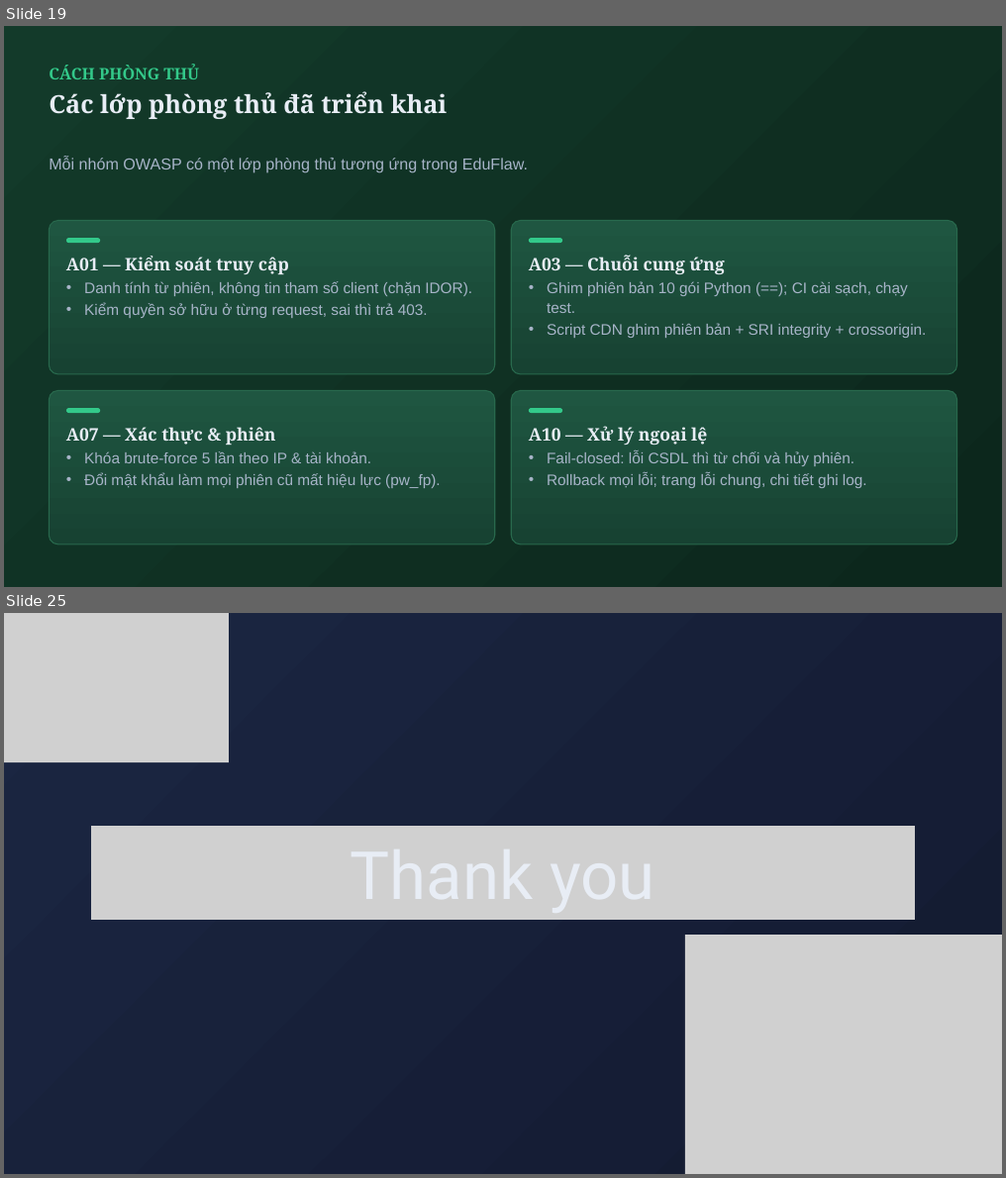
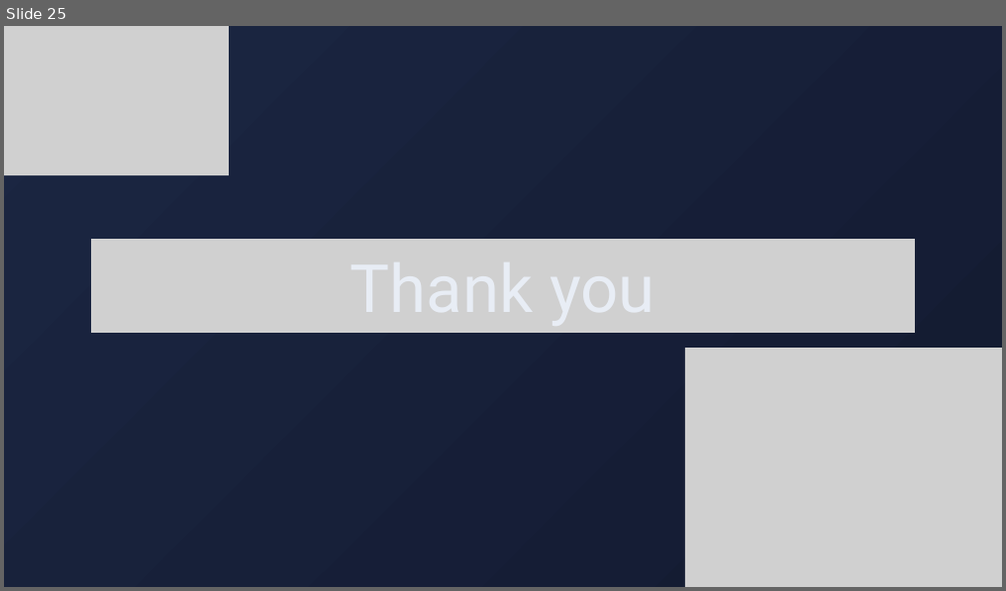
Before and after one commit to Luffyreals/EduFlaw-CSATTT, a slide deck: EduFlaw-OWASP2025.pptx. Shown one above the other, each under a label of ours: slides 19 and 25 before the commit, slide 25 after it; the slides between them are not shown. The pictures are 1006x1178 and 1006x591 pixels, drawn with LibreOffice and Linux fonts; fonts in the diff are those of the drawing; grey boxes stand for pictures. Boxes give left, top, right and bottom in pixels: in the first picture for what was removed or moved away, otherwise in the second. Text is boxed around its words. In the diff, an @@ line names an element or a change of style, - is before the commit and + after.

Commit message:
style(slides): update 86 text blocks in EduFlaw-OWASP2025.pptx to be concise and jargon-free

```diff
--- a/EduFlaw-OWASP2025.pptx
+++ b/EduFlaw-OWASP2025.pptx
@@ slide 19 removed at (4,26,1002,587), background gradient #133A2A to #0C271C @@
@@ text removed at (49,66,199,79) @@
-CÁCH PHÒNG THỦ
@@ text removed at (49,91,448,119) @@
-Các lớp phòng thủ đã triển khai
@@ text removed at (49,157,528,174) @@
-Mỗi nhóm OWASP có một lớp phòng thủ tương ứng trong EduFlaw.
@@ rounded rectangle removed at (49,221,495,374) @@
@@ rounded rectangle removed at (511,221,957,374) @@
@@ rounded rectangle removed at (66,238,100,243) @@
@@ text removed at (66,256,472,318) @@
-A01 — Kiểm soát truy cập
-• Danh tính từ phiên, không tin tham số client (chặn IDOR).
-• Kiểm quyền sở hữu ở từng request, sai thì trả 403.
@@ rounded rectangle removed at (529,238,562,243) @@
@@ text removed at (529,255,927,338) @@
-A03 — Chuỗi cung ứng
-• Ghim phiên bản 10 gói Python (==); CI cài sạch, chạy test.
-• Script CDN ghim phiên bản + SRI integrity + crossorigin.
@@ rounded rectangle removed at (49,390,495,545) @@
@@ rounded rectangle removed at (66,408,100,413) @@
@@ rounded rectangle removed at (511,390,957,545) @@
@@ rounded rectangle removed at (529,408,562,413) @@
@@ text removed at (66,427,440,488) @@
-A07 — Xác thực & phiên
-• Khóa brute-force 5 lần theo IP & tài khoản.
-• Đổi mật khẩu làm mọi phiên cũ mất hiệu lực (pw_fp).
@@ text removed at (529,426,867,488) @@
-A10 — Xử lý ngoại lệ
-• Fail-closed: lỗi CSDL thì từ chối và hủy phiên.
-• Rollback mọi lỗi; trang lỗi chung, chi tiết ghi log.
```
Also in this commit, not shown: 20 slides changed, 4 slides added, 3 other slides removed.
